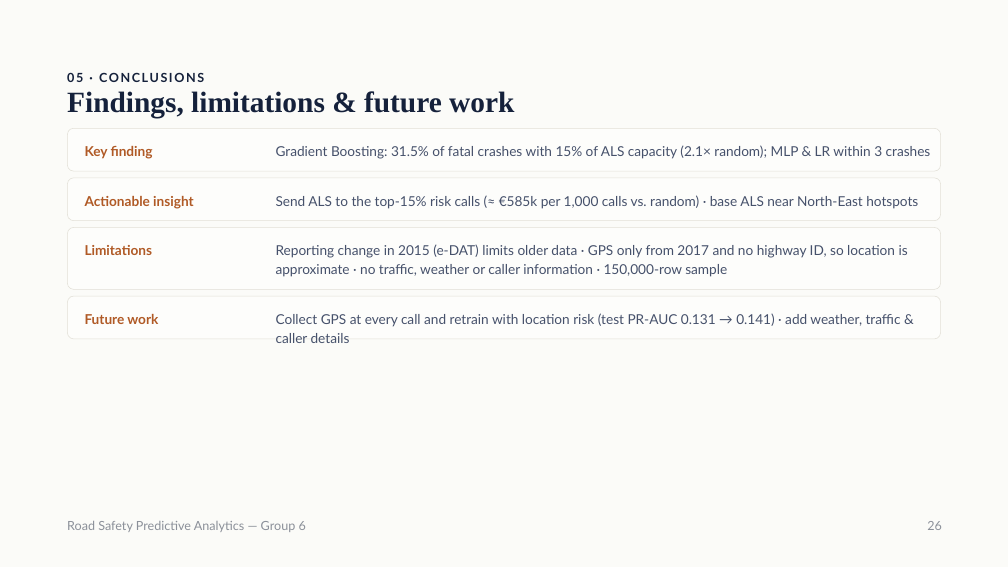
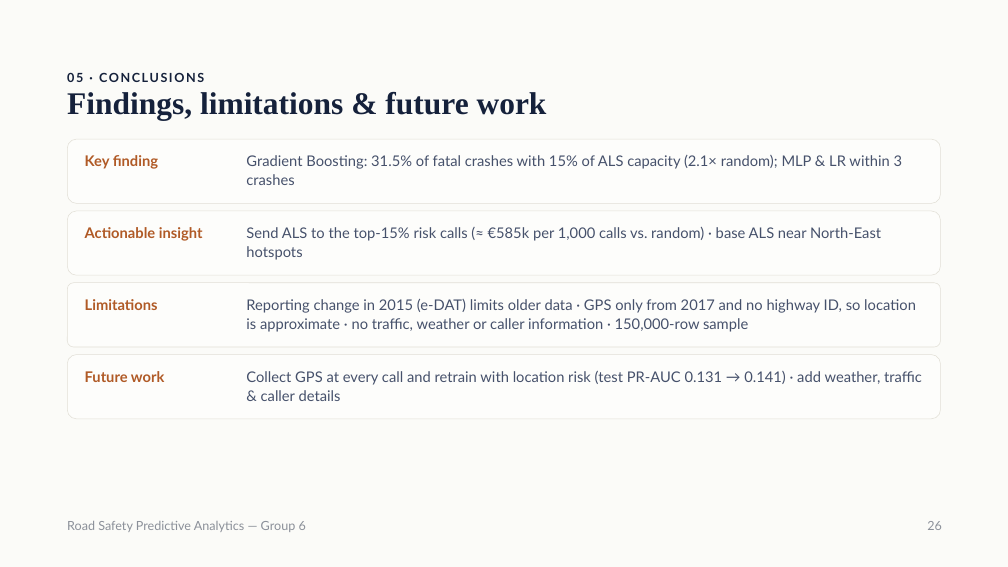
Before and after one commit to samuelbarrezueta/predictive-analytics-forecasting, a slide deck: slide 26 of reports/presentation/Road Safety Predictive Analytics — Group 6.pptx. Drawn at 1008x567 pixels with LibreOffice and Linux fonts; fonts in the diff are those of the drawing. Boxes give left, top, right and bottom in pixels: in the first picture for what was removed or moved away, otherwise in the second. Text is boxed around its words. In the diff, an @@ line names an element or a change of style, - is before the commit and + after.

```diff
--- a/reports/presentation/Road Safety Predictive Analytics — Group 6.pptx
+++ b/reports/presentation/Road Safety Predictive Analytics — Group 6.pptx
@@ title "Findings, limitations & future work" at bbox=[67, 92, 547, 121]: size 28 to 30 pt; line spacing 32.2pt to 34.5pt @@
@@ rounded rectangle: place and size @@
-rounded rectangle at bbox=[67, 129, 941, 172]
+rounded rectangle at bbox=[67, 139, 941, 203]
@@ text "Key finding": place and size @@
-text "Key finding" at bbox=[85, 146, 153, 159]
+text "Key finding" at bbox=[85, 155, 158, 169]
@@ text "Gradient Boosting: 31.5% of fatal ...": place and size @@
-text "Gradient Boosting: 31.5% of fatal ..." at bbox=[276, 145, 931, 159]
+text "Gradient Boosting: 31.5% of fatal ..." at bbox=[246, 155, 903, 185]
@@ rounded rectangle: place and size @@
-rounded rectangle at bbox=[67, 178, 941, 221]
+rounded rectangle at bbox=[67, 211, 941, 275]
@@ text "Actionable insight": place and size @@
-text "Actionable insight" at bbox=[85, 196, 193, 209]
+text "Actionable insight" at bbox=[85, 227, 203, 241]
@@ text "Send ALS to the top-15% ...": place and size @@
-text "Send ALS to the top-15% ..." at bbox=[276, 195, 918, 209]
+text "Send ALS to the top-15% ..." at bbox=[246, 227, 881, 260]
@@ rounded rectangle: place and size @@
-rounded rectangle at bbox=[67, 228, 941, 290]
+rounded rectangle at bbox=[67, 283, 941, 347]
@@ text "Limitations": place and size @@
-text "Limitations" at bbox=[85, 245, 153, 255]
+text "Limitations" at bbox=[85, 299, 158, 310]
@@ text "Reporting change in 2015 (e-DAT) ...": place and size @@
-text "Reporting change in 2015 (e-DAT) ..." at bbox=[276, 244, 908, 277]
+text "Reporting change in 2015 (e-DAT) ..." at bbox=[246, 299, 916, 332]
@@ rounded rectangle: place and size @@
-rounded rectangle at bbox=[67, 296, 941, 340]
+rounded rectangle at bbox=[67, 355, 941, 419]
@@ text "Future work": place and size @@
-text "Future work" at bbox=[85, 314, 158, 324]
+text "Future work" at bbox=[85, 371, 165, 382]
@@ size 13 to 14 pt in 8 elements at bbox=[85, 155, 158, 169], bbox=[246, 155, 903, 185], bbox=[85, 227, 203, 241], bbox=[246, 227, 881, 260], bbox=[246, 299, 916, 332], bbox=[85, 299, 158, 310], bbox=[85, 371, 165, 382], bbox=[246, 371, 922, 401] @@
@@ text "Collect GPS at every call ...": place and size @@
-text "Collect GPS at every call ..." at bbox=[276, 313, 901, 327]
+text "Collect GPS at every call ..." at bbox=[246, 371, 922, 401]
```
Also in this commit, not shown: 4 other slides changed.
